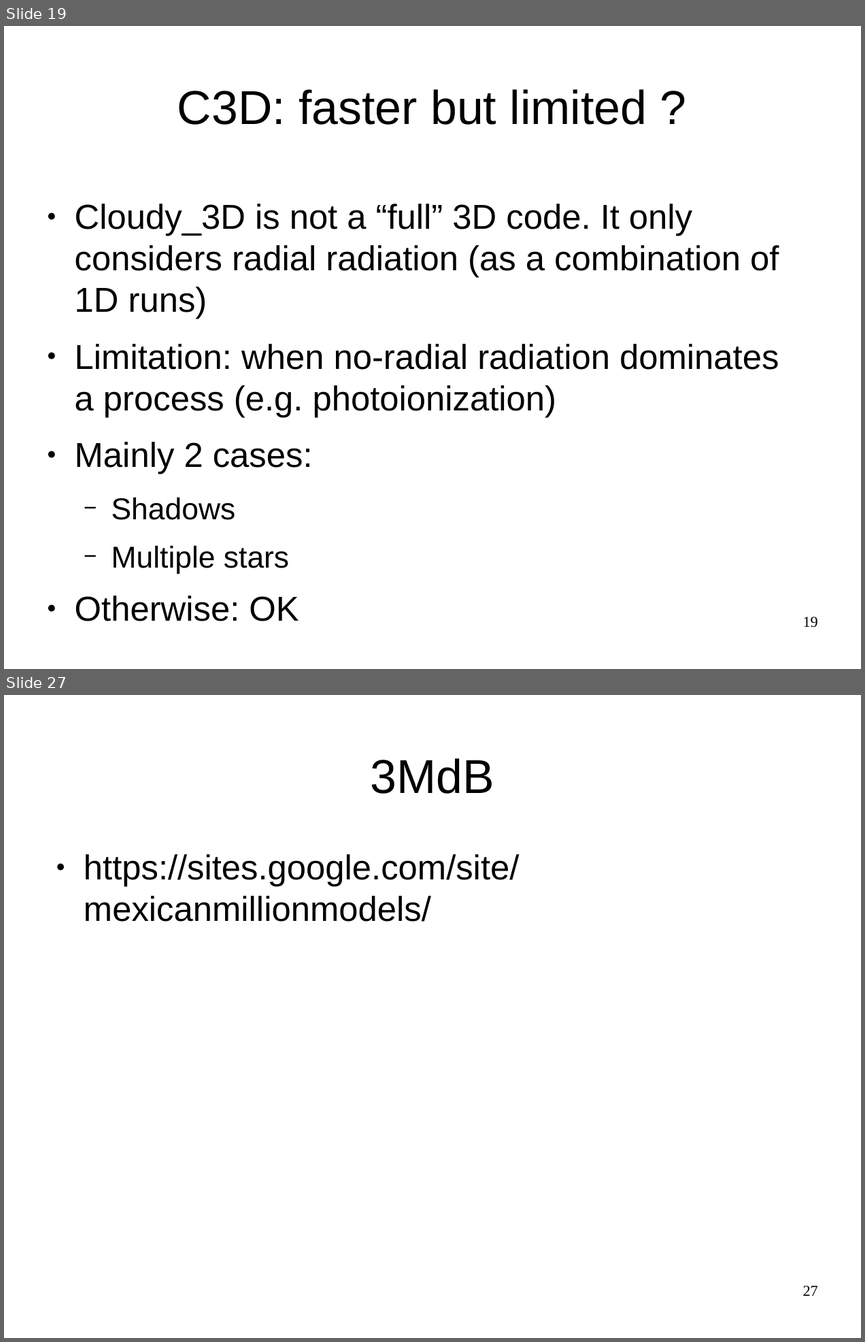
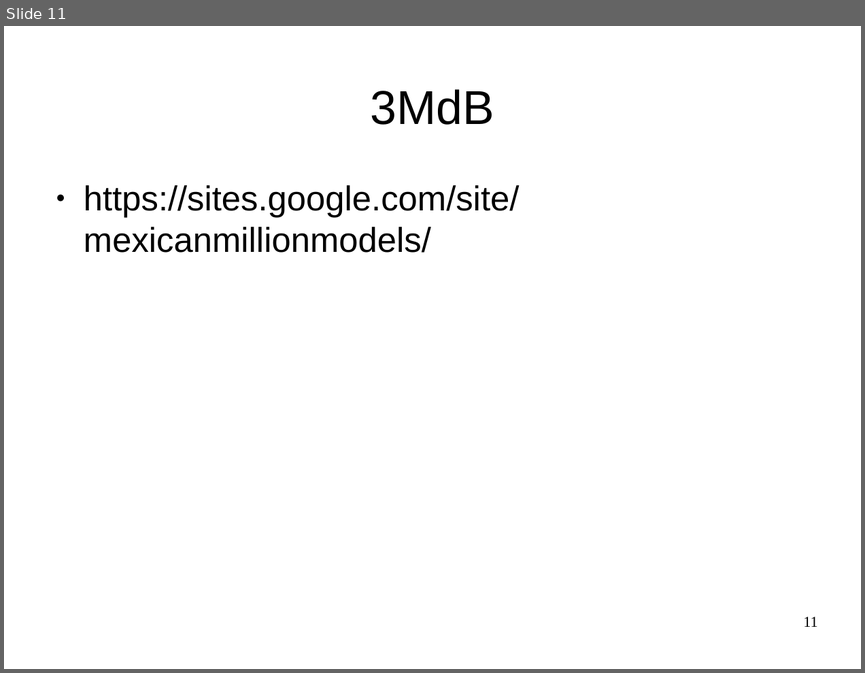
Before and after one commit to Morisset/Cloudy_Summer_School, a slide deck: pyCloudy.odp. Shown one above the other, each under a label of ours: slides 19 and 27 before the commit, slide 11 after it; the slides between them are not shown. The pictures are 865x1342 and 865x673 pixels, drawn with LibreOffice and Linux fonts; fonts in the diff are those of the drawing. Boxes give left, top, right and bottom in pixels: in the first picture for what was removed or moved away, otherwise in the second. Text is boxed around its words. In the diff, an @@ line names an element or a change of style, - is before the commit and + after.

```diff
--- a/pyCloudy.odp
+++ b/pyCloudy.odp
@@ slide 19 removed at [4,26,861,669], background #FFFFFF @@
@@ title removed at [177,89,647,125] @@
-C3D: faster but limited ?
@@ text removed at [75,203,779,574] @@
-● Cloudy_3D is not a “full” 3D code. It only considers radial radiation (as a combination of 1D runs)
-● Limitation: when no-radial radiation dominates a process (e.g. photoionization)
-● Mainly 2 cases:
-  − Shadows
-  − Multiple stars
-● Otherwise: OK
@@ page number removed at [803,616,818,627] @@
-19
@@ what was slide 27 is now slide 11 @@
@@ page number at [803,616,817,626]: text changed @@
-27
+11
```
Also in this commit, not shown: 2 slides changed, 15 other slides removed, 2 other files.
